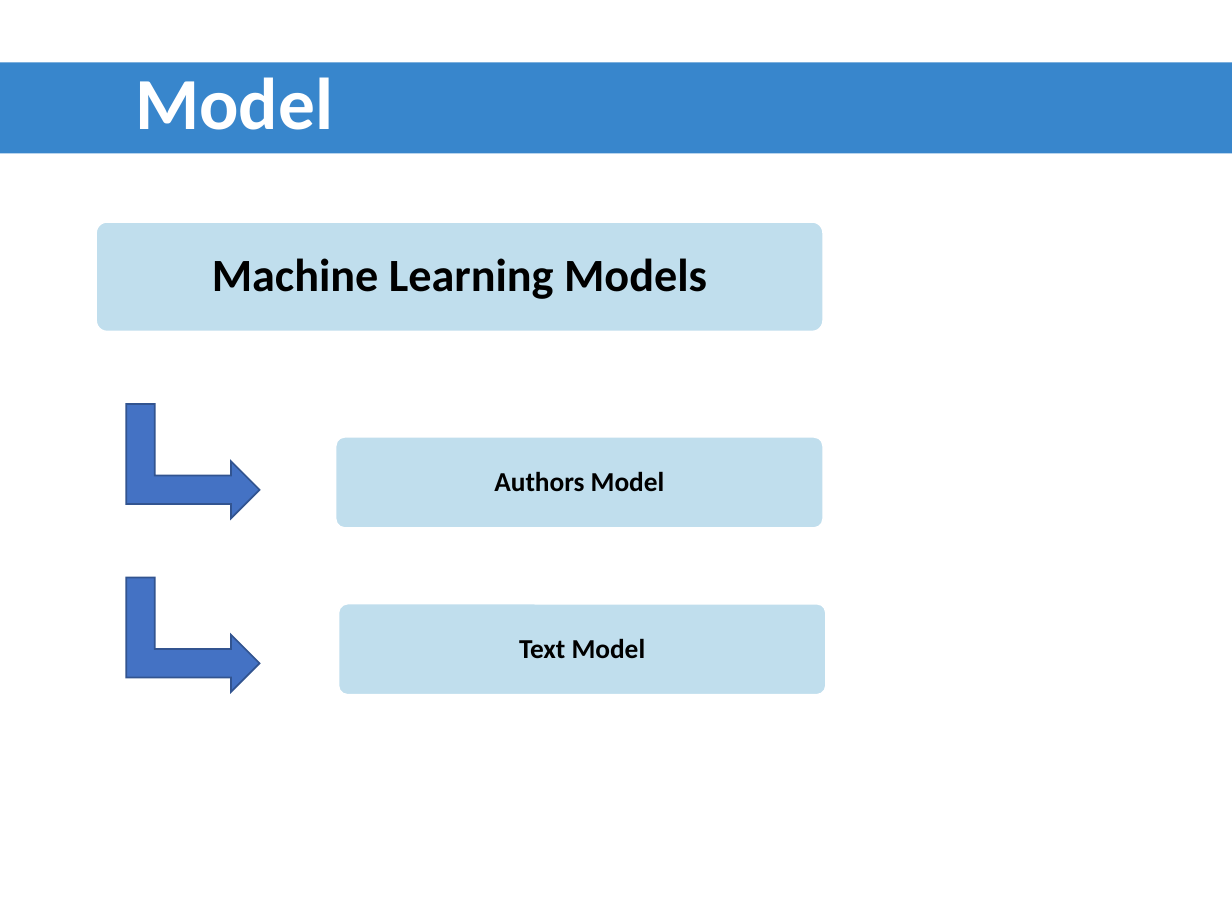
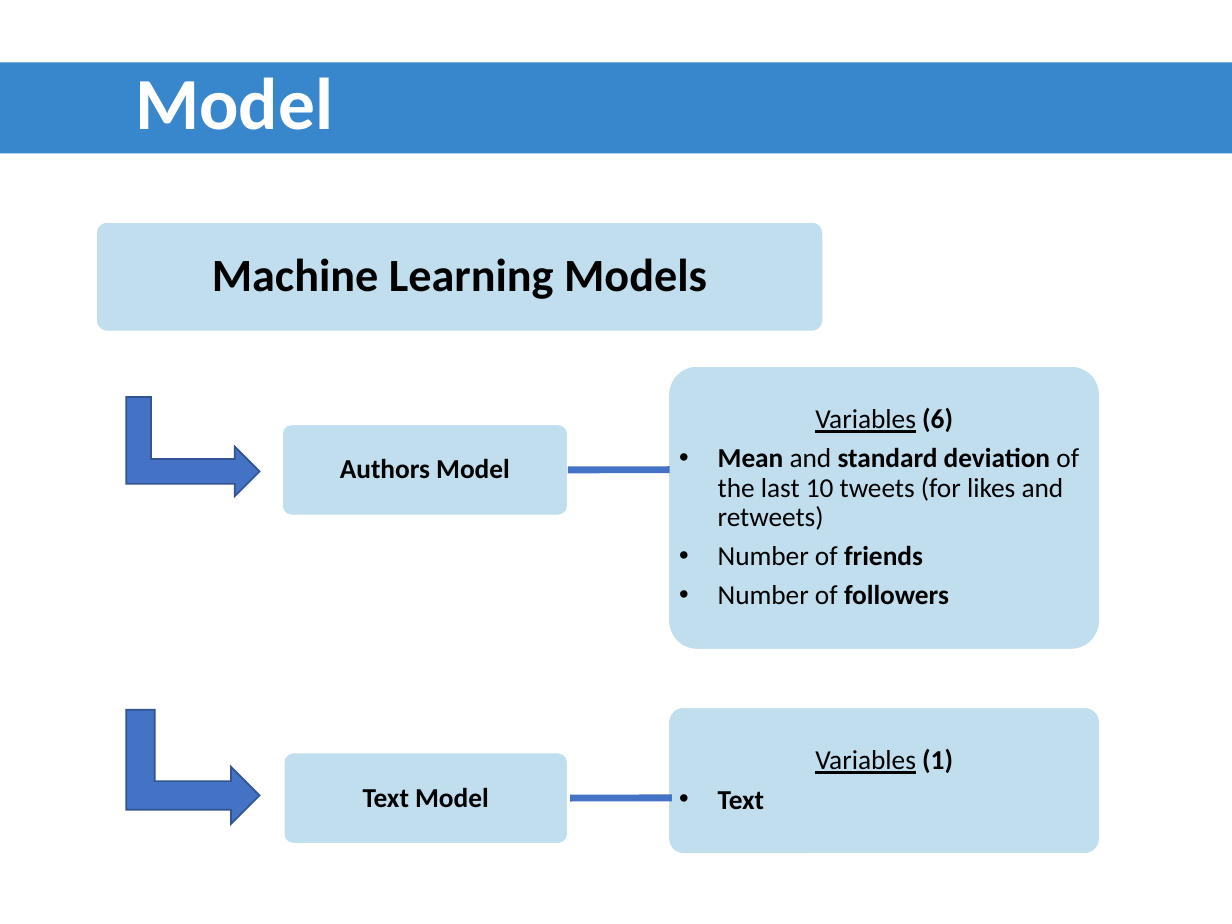
Before and after one commit to ADS2018UB/tweempact, a slide deck: slide 7 of Presentation/development.pptx (slide 8 before the commit). Drawn at 1232x924 pixels with LibreOffice and Linux fonts; fonts in the diff are those of the drawing; background and template pictures are left out. Boxes give left, top, right and bottom in pixels: in the first picture for what was removed or moved away, otherwise in the second. Text is boxed around its words. In the diff, an @@ line names an element or a change of style, - is before the commit and + after.

Commit message:
part de model afegida

```diff
--- a/Presentation/development.pptx
+++ b/Presentation/development.pptx
@@ rounded rectangle added at (669,366,1100,649), fill #C0DEED, outline #FFFFFF 1 pt @@
@@ bent up arrow: place and size @@
-bent up arrow at (126,403,259,518)
+bent up arrow at (126,396,259,496)
@@ text added at (718,408,1079,605), 16 pt, text #000000 @@
+Variables (6)
+• Mean and standard deviation of the last 10 tweets (for likes and retweets)
+• Number of friends
+• Number of followers
@@ rounded rectangle: place and size @@
-rounded rectangle at (335,437,823,529)
+rounded rectangle at (282,424,568,515)
@@ text "Authors Model": place and size @@
-text "Authors Model" at (494,471,665,492)
+text "Authors Model" at (340,458,510,479)
@@ line added from (568, 469) to (669, 469), #4472C4 4 pt @@
@@ bent up arrow: place and size @@
-bent up arrow at (126,577,259,692)
+bent up arrow at (126,709,259,824)
@@ rounded rectangle added at (669,707,1100,854), fill #C0DEED, outline #FFFFFF 1 pt @@
@@ text added at (718,749,953,810), 16 pt, text #000000, underline @@
+Variables (1)
+• Text
@@ rounded rectangle: place and size @@
-rounded rectangle at (339,604,827,695)
+rounded rectangle at (283,753,568,844)
@@ text "Text Model": place and size @@
-text "Text Model" at (519,638,646,659)
+text "Text Model" at (363,787,489,808)
@@ line added from (570, 798) to (671, 798), #4472C4 4 pt @@
```
Also in this commit, not shown: 1 other slide changed, 2 slides added, 2 slides removed.
